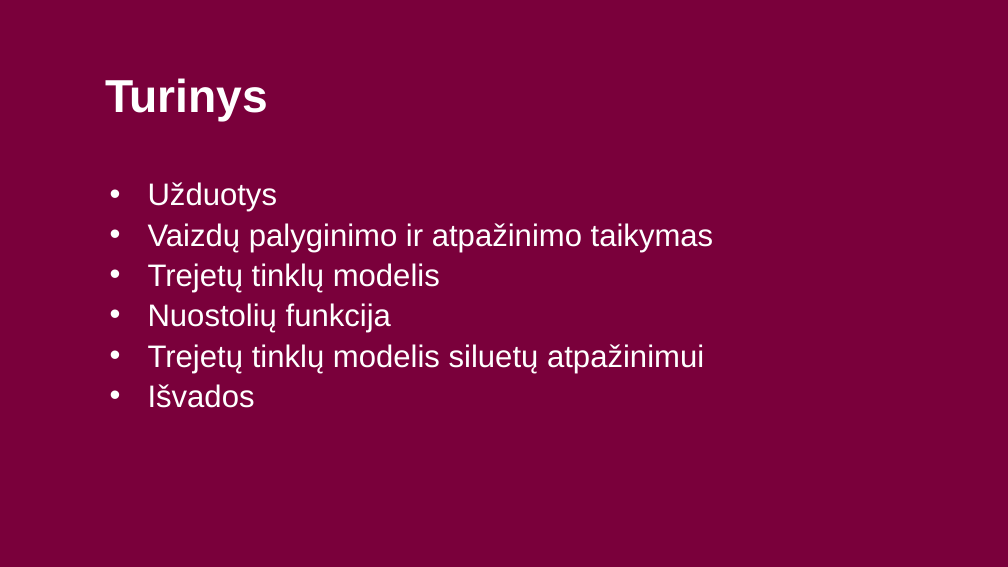
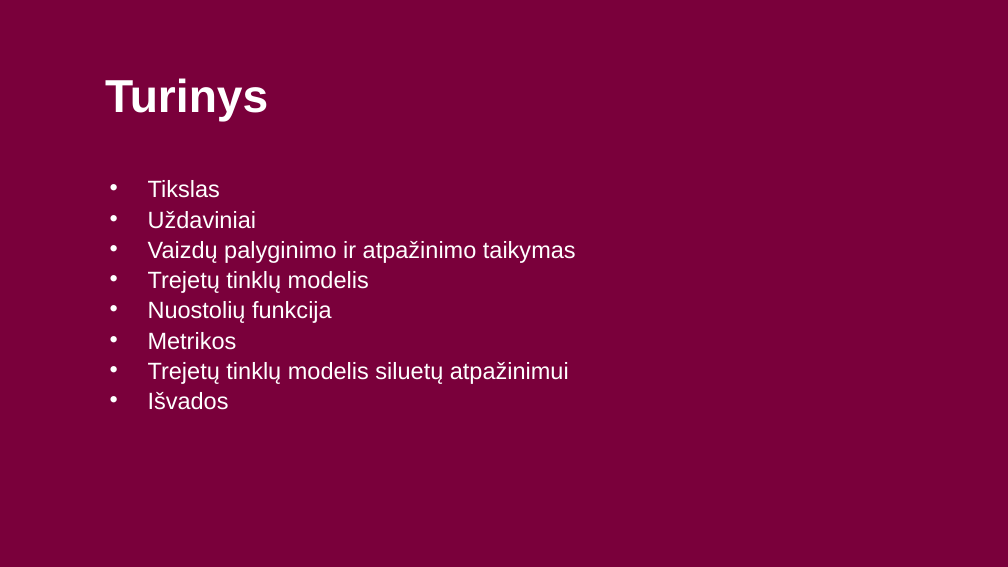
Before and after one commit to butkandrius/kursinis, a slide deck: slide 2 of Presentation/Detalus vaizdų panašumas naudojant trejetų tinklus.pptx. Drawn at 1008x567 pixels with LibreOffice and Linux fonts; fonts in the diff are those of the drawing; background and template pictures are left out. Boxes give left, top, right and bottom in pixels: in the first picture for what was removed or moved away, otherwise in the second. Text is boxed around its words. In the diff, an @@ line names an element or a change of style, - is before the commit and + after.

Commit message:
fixed presentation

```diff
--- a/Presentation/Detalus vaizdų panašumas naudojant trejetų tinklus.pptx
+++ b/Presentation/Detalus vaizdų panašumas naudojant trejetų tinklus.pptx
@@ text at bbox=[148, 180, 257, 229]: text changed; size 29.6 to 22.4 pt @@
-• Užduotys
+• Tikslas
+• Uždaviniai
@@ text at bbox=[148, 241, 576, 410]: size 29.6 to 22.4 pt in "Vaizdų palyginimo ir atpažinimo taikymas", "Trejetų tinklų modelis", "Nuostolių funkcija", "Trejetų tinklų modelis siluetų atpažinimui" and 1 more places; line spacing 0.8 to 0.7 @@
@@ text at bbox=[148, 332, 237, 350]: paragraph added @@
+• Metrikos
```
Also in this commit, not shown: 2 slides added.
